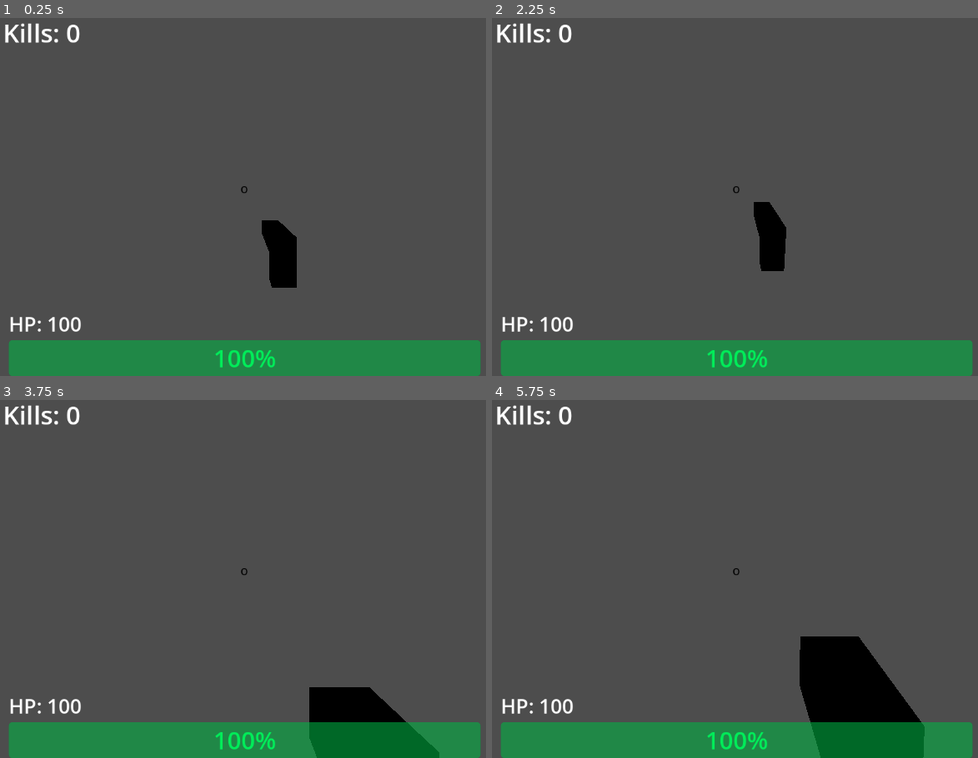
Above: before the commit, frames 1-4 (two rows, left to right).
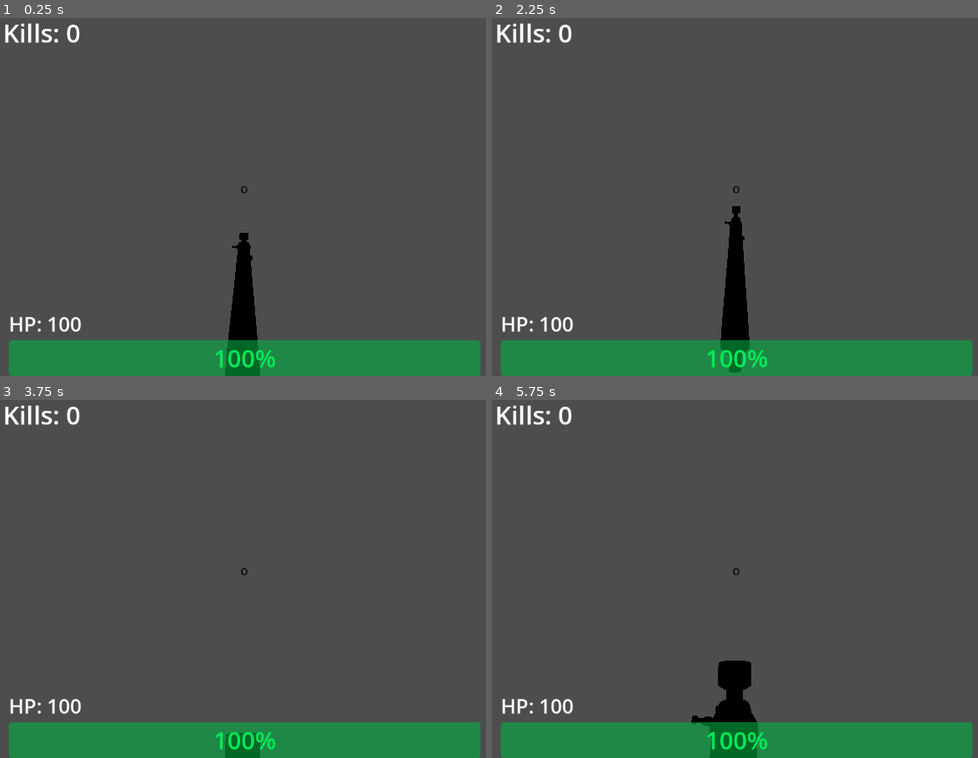
Above: after the commit, the same moments.

Repository: SaebyulH/multiplayer-game
Game: Godot game, scene res://Player.tscn
Same seed, same stepped clock (60 frames per second), same inputs: the game is played once before the commit and once after it. This scene is started directly instead of the project's main scene.
Inputs (mouse positions are in pixels of both pictures, inside the frame that each line leads up to):
- Up to frame 1 (0.25 s): no input
- Up to frame 2 (2.25 s): tap Enter at 0.5, 2 s; move the mouse to (773, 186) at 0.52 s; hold Right mouse button (ads) 0.53-1.28 s; hold W (forward) from 0.53 s (still down); tap Space (jump) at 0.77, 1.25, 1.52 s; move the mouse to (700, 189) at 1.27 s; right-click (700, 189) at 1.35 s; move the mouse to (754, 182) at 2.02 s; press the mouse at (754, 182) at 2.03 s
- Up to frame 3 (3.75 s): keep holding W (forward); right-click (262, 564) at 2.3 s; move the mouse to (238, 575) at 2.77 s; release the mouse at (238, 575) at 2.78 s; tap Shift (slide) at 2.85 s; tap Space (jump) at 3.02, 3.5 s; right-click (238, 575) at 3.05 s; move the mouse to (296, 575) at 3.52 s; hold Right mouse button (ads) from 3.53 s (still down)
- Up to frame 4 (5.75 s): keep holding W (forward); tap Space (jump) at 3.77, 4.52, 5 s; tap Enter at 4.25 s; move the mouse to (686, 568) at 4.27 s; release Right mouse button (ads) at 4.28 s; right-click (686, 568) at 4.35 s; move the mouse to (744, 571) at 5.02 s; press the mouse at (744, 571) at 5.03 s; right-click (744, 571) at 5.3 s

The runs differ from the first frame. In frame 1, 2.8% of the frame differs, in the area x 46-62%, y 56-100%; in frame 2, 2.7%; in frame 3, 4.3%; in frame 4, 8.5%, in the area x 40-90%, y 66-100%.

Commit message:
ads sens fix

Diff:
--- a/Player.tscn
+++ b/Player.tscn
@@ -1,6 +1,7 @@
 [gd_scene format=3 uid="uid://dbiptpnc576os"]
 
 [ext_resource type="Script" uid="uid://bwg0f7q25waie" path="res://player.gd" id="1_xhfnw"]
+[ext_resource type="PackedScene" uid="uid://yg2u62is0a7y" path="res://Leader _50.fbx" id="2_cxr5p"]
 [ext_resource type="AudioStream" uid="uid://lok0qio71yk6" path="res://Sniper_bazaarbargain_shoot.wav" id="2_e80uo"]
 [ext_resource type="AudioStream" uid="uid://8iccnkcb310w" path="res://Hitsound.wav" id="3_cxr5p"]
 [ext_resource type="AudioStream" uid="uid://cklt78jqh12d7" path="res://critical-hit-sounds-effect.mp3" id="4_tdg3f"]
@@ -95,13 +96,11 @@
 transform = Transform3D(1, 0, 0, 0, 0.99999994, 0, 0, 0, 0.99999994, 0.12826478, 0, -0.5170328)
 material_override = SubResource("StandardMaterial3D_xhfnw")
 
-[node name="CSGBox3D" type="CSGBox3D" parent="Head/CSGCombiner3D" unique_id=914051254]
-transform = Transform3D(0.48264563, 0, 0, 0, 0.4826454, 0, 0, 0, 0.4826454, 0.0061627775, -0.24981606, -0.14927554)
-size = Vector3(0.17578125, 0.35131836, 0.13085938)
+[node name="Leader _50" parent="Head/CSGCombiner3D" unique_id=482514637 instance=ExtResource("2_cxr5p")]
+transform = Transform3D(-1.1293354e-08, 0, 0.3172592, 0, 0.22492985, 0, -0.25836134, 0, -1.3867816e-08, -0.1328203, -0.4340573, -0.508076)
 
-[node name="CSGBox3D2" type="CSGBox3D" parent="Head/CSGCombiner3D" unique_id=299894541]
-transform = Transform3D(0.48264563, 0, 0, 0, 0.48264536, 0, 0, 0, 0.48264536, 0.0061627775, -0.20132768, -0.3060587)
-size = Vector3(0.17578125, 0.15039063, 0.7036133)
+[node name="Light" parent="Head/CSGCombiner3D/Leader _50" index="0" unique_id=633882731]
+light_energy = 0.0
 
 [node name="MultiplayerSynchronizer" type="MultiplayerSynchronizer" parent="." unique_id=640499472]
 replication_config = SubResource("SceneReplicationConfig_kpjcp")
@@ -195,3 +194,5 @@
 
 [node name="CollisionShape3D" type="CollisionShape3D" parent="MagneticRange" unique_id=661632718]
 shape = SubResource("SphereShape3D_e80uo")
+
+[editable path="Head/CSGCombiner3D/Leader _50"]
--- a/player.gd
+++ b/player.gd
@@ -55,7 +55,7 @@
 const MAX_SLOPE_ANGLE = 60.0
 
 # Camera tilt
-const SLIDE_TILT_AMOUNT = 1
+const SLIDE_TILT_AMOUNT = 0.2
 const SLIDE_TILT_SPEED = 8.0
 
 # Movement state vars
@@ -114,8 +114,9 @@
 	if Input.get_mouse_mode() != Input.MOUSE_MODE_CAPTURED:
 		return
 	if event is InputEventMouseMotion:
-		rotate_y(-event.relative.x * MOUSE_SENS_X)
-		head.rotate_x(-event.relative.y * MOUSE_SENS_Y)
+		var sens_scale = (30.0 / 90.0) if ads else 1.0
+		rotate_y(-event.relative.x * MOUSE_SENS_X * sens_scale)
+		head.rotate_x(-event.relative.y * MOUSE_SENS_Y * sens_scale)
 		head.rotation.x = clampf(head.rotation.x, -deg_to_rad(90), deg_to_rad(85))
 
 func _input(event):
Binary file added: Leader _50.fbx
Not shown, added: Leader _50.fbx.import
